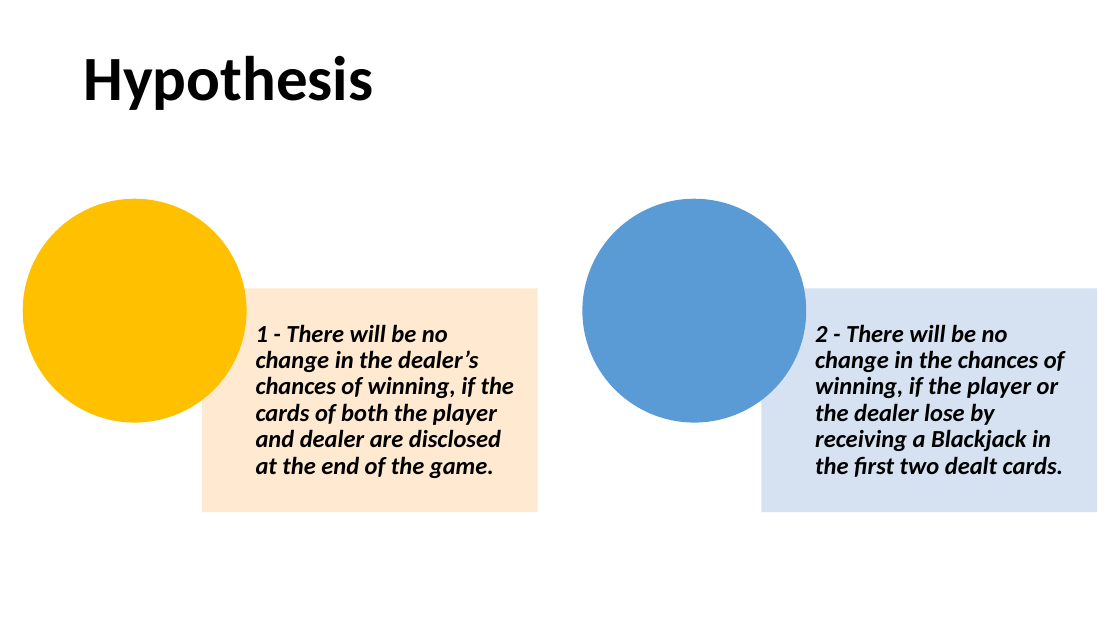
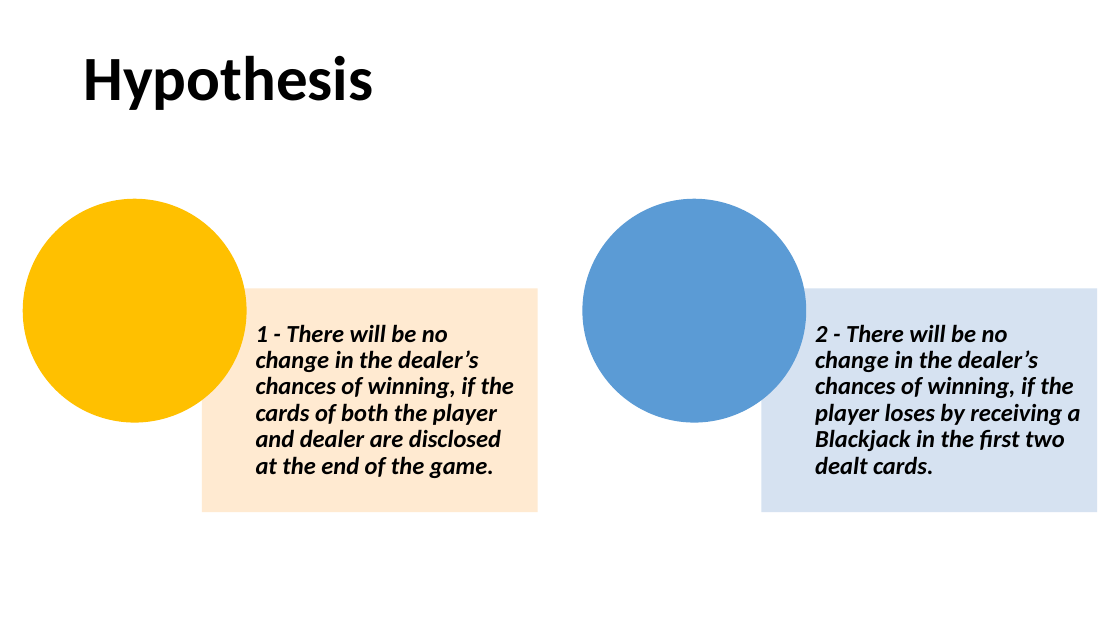
Before and after one commit to ishitamehta2604/Monte-Carlo-Simulation, a slide deck: slide 13 of BlackJackV2.pptx. Drawn at 1120x630 pixels with LibreOffice and Linux fonts; fonts in the diff are those of the drawing; background and template pictures are left out. Boxes give left, top, right and bottom in pixels: in the first picture for what was removed or moved away, otherwise in the second. Text is boxed around its words. In the diff, an @@ line names an element or a change of style, - is before the commit and + after.

```diff
--- a/BlackJackV2.pptx
+++ b/BlackJackV2.pptx
@@ text at <box>815,324,1081,474</box>: text changed @@
-2 - There will be no change in the chances of winning, if the player or the dealer lose by receiving a Blackjack in the first two dealt cards.
+2 - There will be no change in the dealer’s chances of winning, if the player loses by receiving a Blackjack in the first two dealt cards.
```
Also in this commit, not shown: 4 other slides changed, 9 other files.
